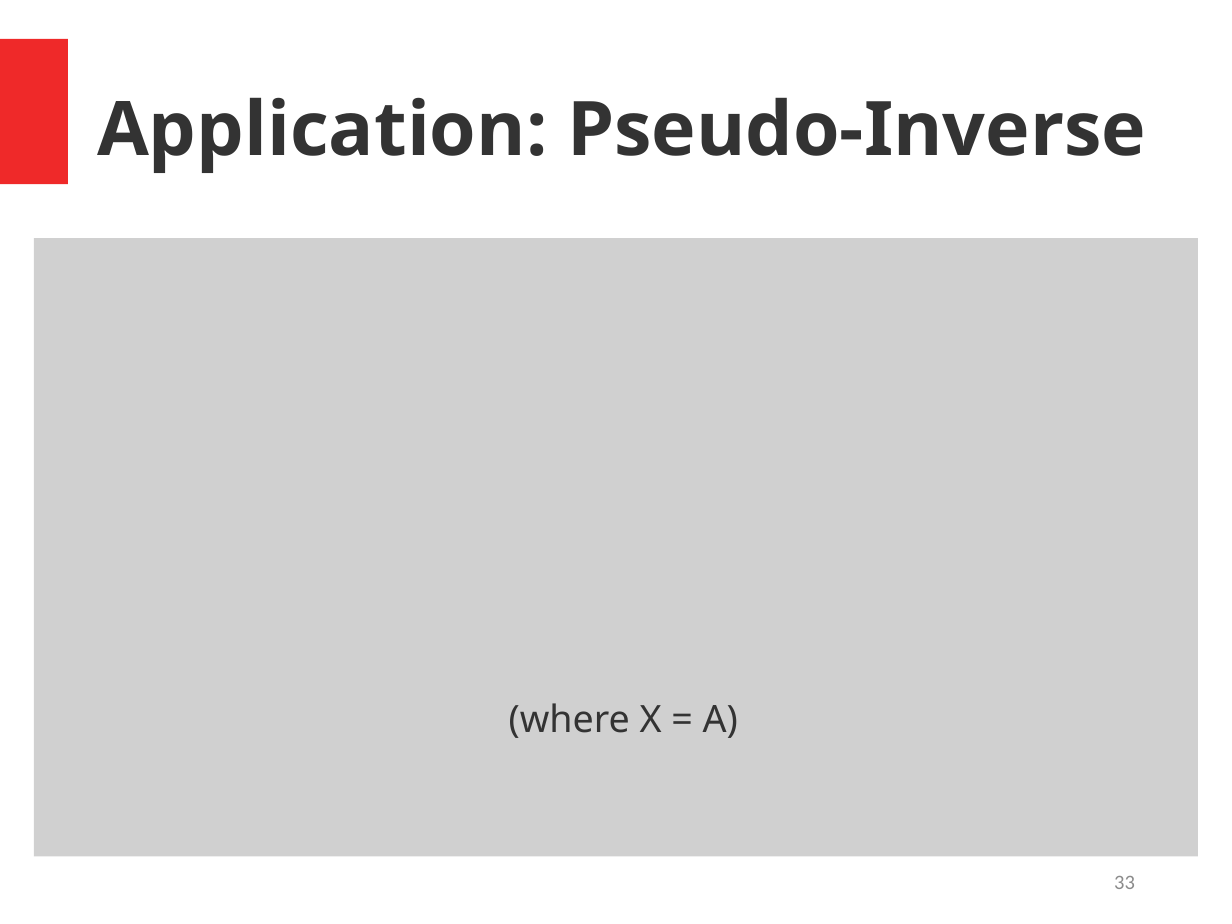
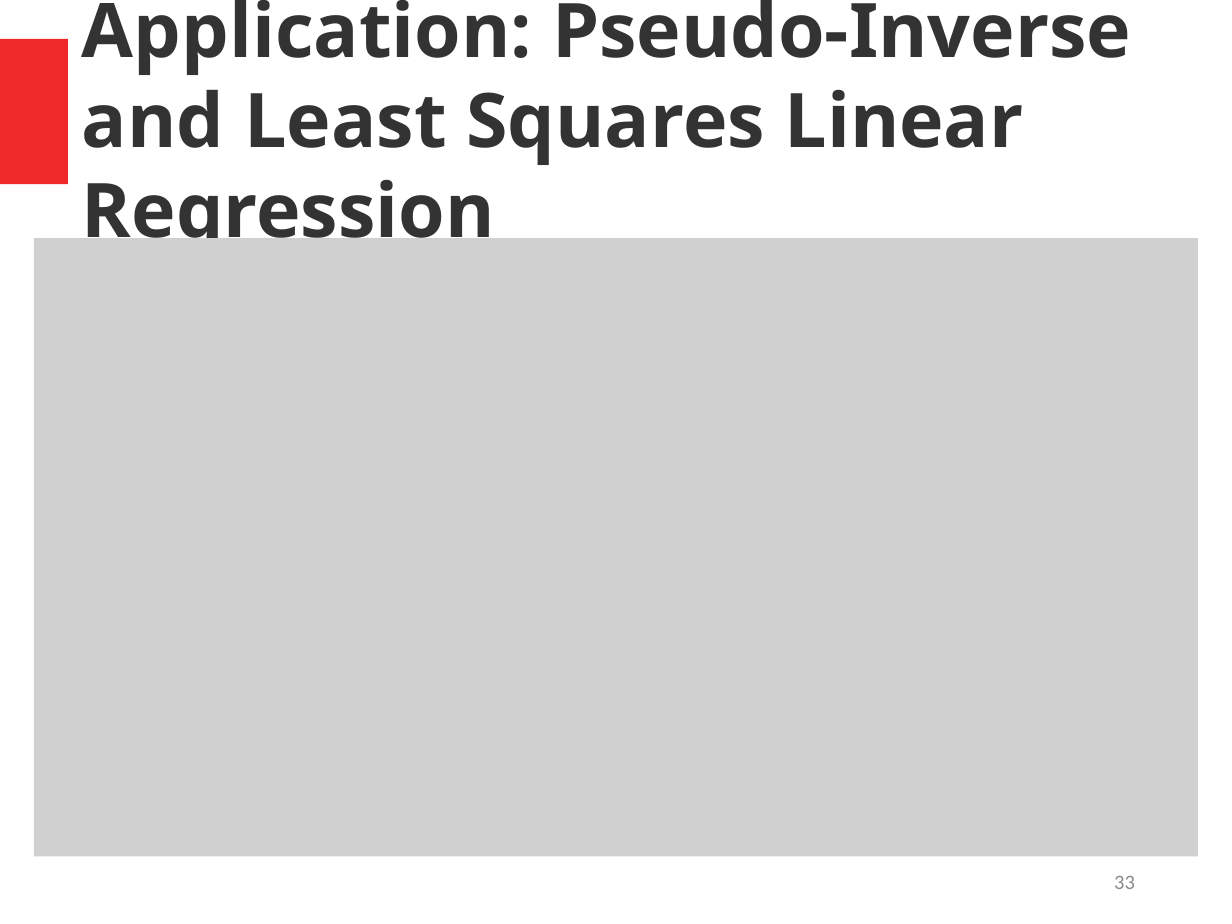
Before and after one commit to dmeger/COMP417_Fall2019, a slide deck: slide 33 of website/tutorials/LinearAlgebra_Tutorial.pptx. Drawn at 1232x924 pixels with LibreOffice and Linux fonts; fonts in the diff are those of the drawing; grey boxes stand for pictures. Boxes give left, top, right and bottom in pixels: in the first picture for what was removed or moved away, otherwise in the second. Text is boxed around its words. In the diff, an @@ line names an element or a change of style, - is before the commit and + after.

Commit message:
Fixed typos in linear algebra tutorial

```diff
--- a/website/tutorials/LinearAlgebra_Tutorial.pptx
+++ b/website/tutorials/LinearAlgebra_Tutorial.pptx
@@ text "Application: Pseudo-Inverse": place and size @@
-text "Application: Pseudo-Inverse" at <box>97,97,1146,173</box>
+text "Application: Pseudo-Inverse" at <box>82,0,1131,257</box>
@@ text at <box>82,89,1024,257</box>: paragraph added @@
+and Least Squares Linear Regression
@@ picture added at <box>257,692,975,750</box> @@
@@ text removed at <box>509,703,738,738</box> @@
-(where X = A)
```
Also in this commit, not shown: 3 other slides changed, 2 slides removed, 1 other file.
